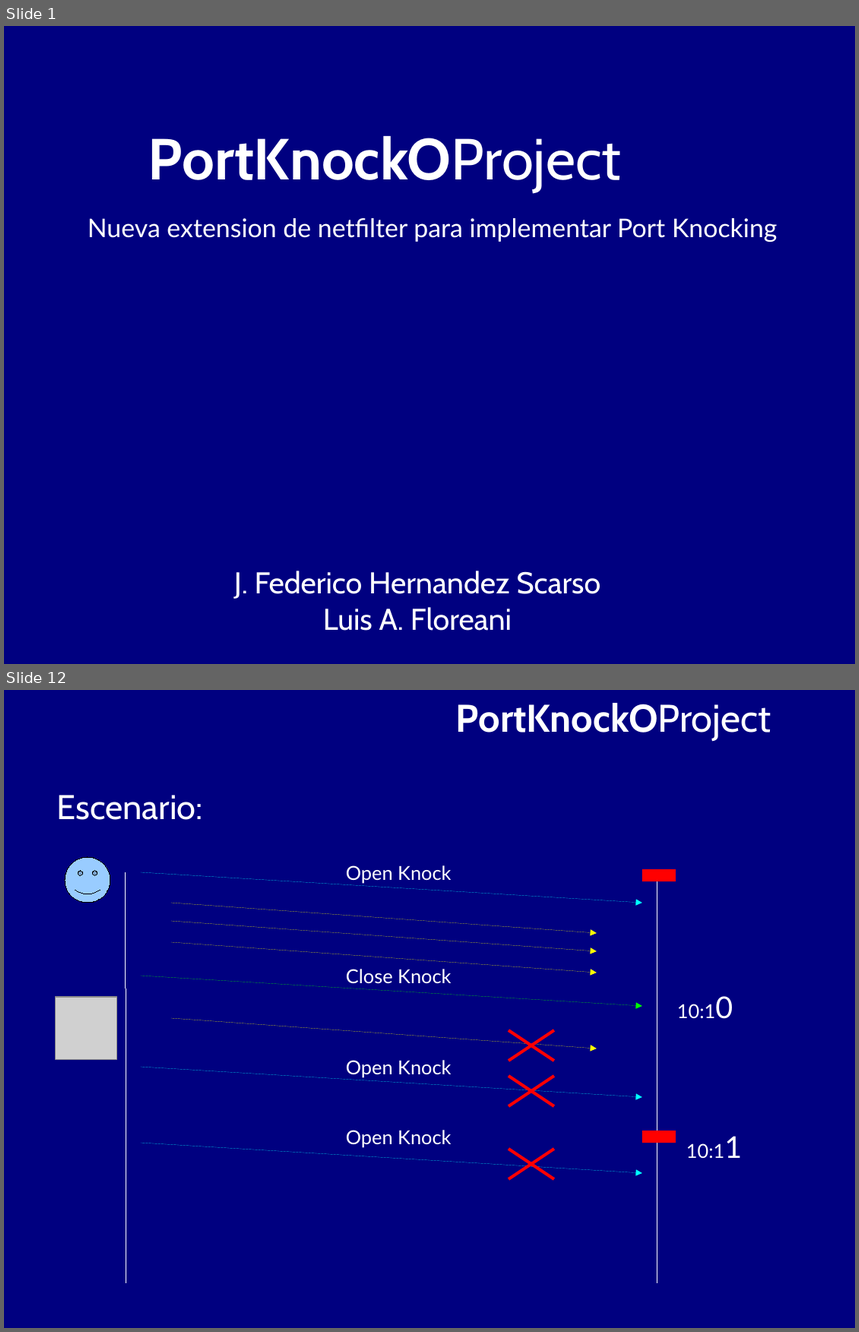
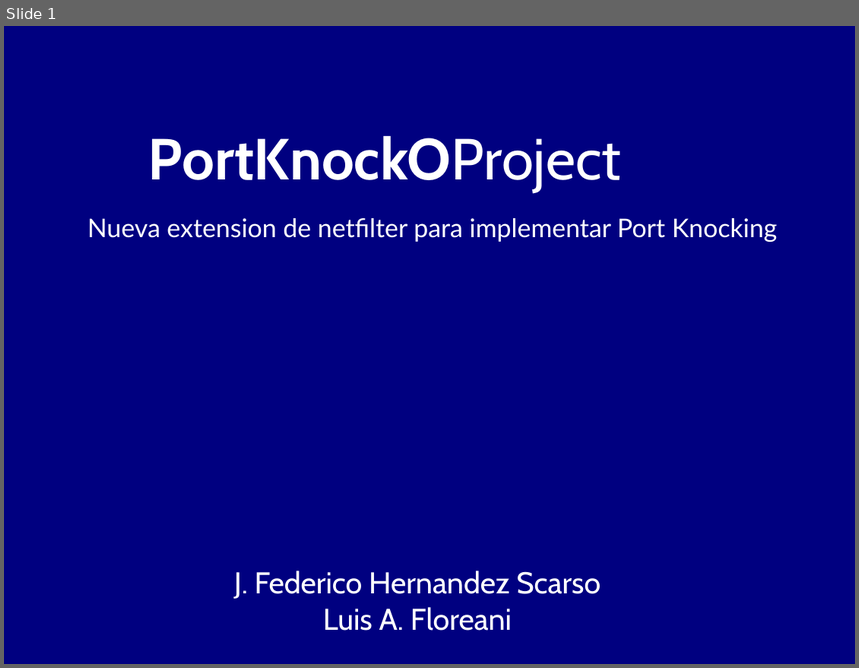
Before and after one commit to BackupTheBerlios/portknocko-svn, a slide deck: trunk/jornadas/jornadas.odp. Shown one above the other, each under a label of ours: slides 1 and 12 before the commit, slide 1 after it; the slides between them are not shown. The pictures are 859x1332 and 859x668 pixels, drawn with LibreOffice and Linux fonts; fonts in the diff are those of the drawing; grey boxes stand for pictures. Boxes give left, top, right and bottom in pixels: in the first picture for what was removed or moved away, otherwise in the second. Text is boxed around its words. In the diff, an @@ line names an element or a change of style, - is before the commit and + after.

```diff
--- a/trunk/jornadas/jornadas.odp
+++ b/trunk/jornadas/jornadas.odp
@@ slide 12 removed at [4,690,855,1328], background #000080 @@
@@ text removed at [456,703,772,741] @@
-PortKnockOProject
@@ text removed at [57,795,203,820] @@
-Escenario:
@@ smiley face removed at [65,858,110,904] @@
@@ text removed at [346,866,451,883] @@
-Open Knock
@@ line removed from (126, 872) to (126, 1284) @@
@@ arrow removed from (141, 872) to (643, 904) @@
@@ line removed from (643, 875) to (676, 875) @@
@@ line removed from (658, 872) to (658, 1284) @@
@@ arrow removed from (172, 904) to (598, 933) @@
@@ arrow removed from (172, 921) to (598, 952) @@
@@ arrow removed from (172, 942) to (598, 973) @@
@@ arrow removed from (141, 976) to (643, 1006) @@
@@ text removed at [346,969,451,984] @@
-Close Knock
@@ picture removed at [56,998,116,1060] @@
@@ text removed at [677,1004,716,1018] @@
-10:10
@@ arrow removed from (172, 1018) to (598, 1049) @@
@@ line removed from (509, 1061) to (555, 1030) @@
@@ line removed from (555, 1061) to (509, 1030) @@
@@ arrow removed from (141, 1067) to (643, 1098) @@
@@ text removed at [346,1060,451,1078] @@
-Open Knock
@@ line removed from (509, 1106) to (555, 1076) @@
@@ line removed from (555, 1106) to (509, 1076) @@
@@ arrow removed from (141, 1144) to (643, 1173) @@
@@ text removed at [346,1130,451,1148] @@
-Open Knock
@@ line removed from (643, 1137) to (676, 1137) @@
@@ text removed at [686,1144,725,1158] @@
-10:11
@@ line removed from (509, 1179) to (555, 1149) @@
@@ line removed from (555, 1179) to (509, 1149) @@
```
Also in this commit, not shown: 5 slides changed, 2 slides added, 8 other slides removed, 1 other file.
